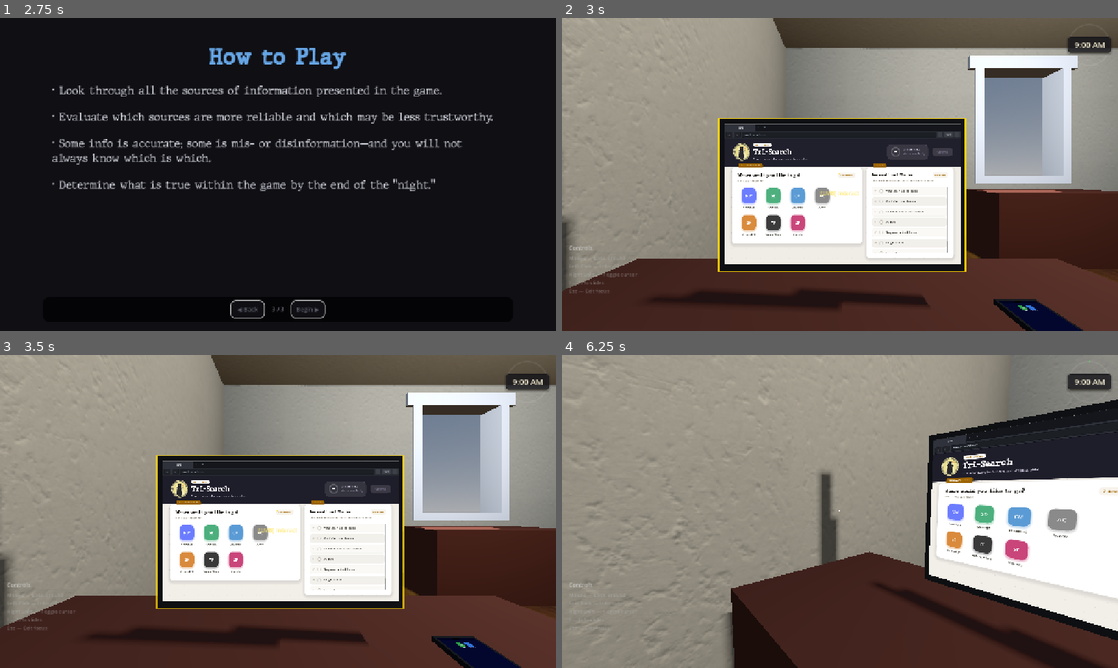
Above: before the commit, frames 1-4 (two rows, left to right).
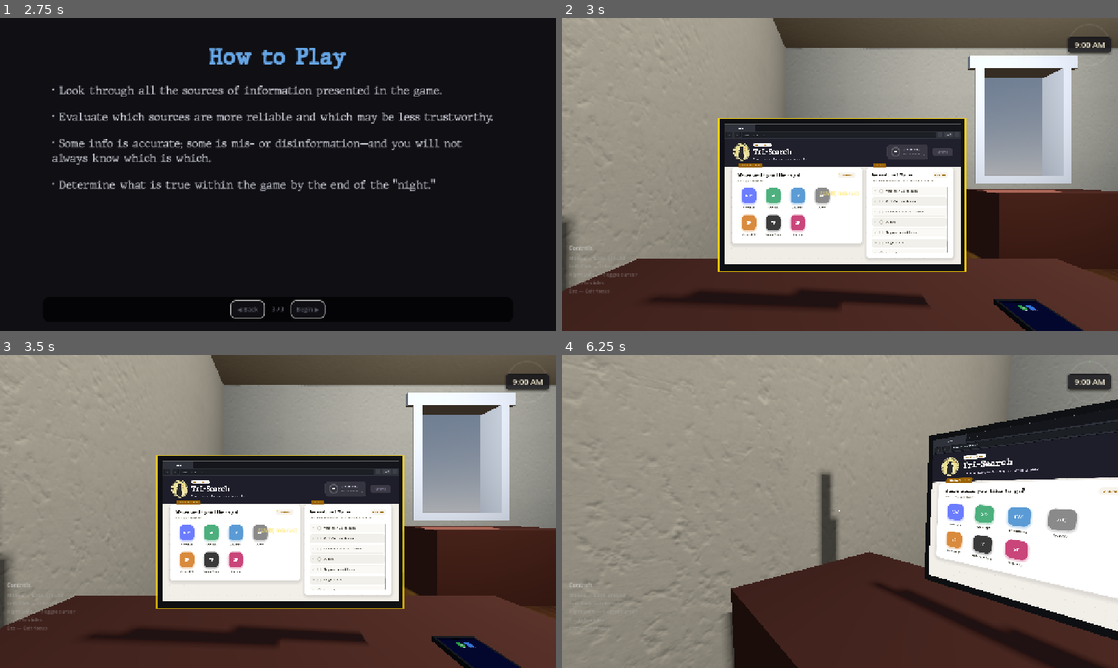
Above: after the commit, the same moments.

Repository: nickcyran/werewolf-on-campus
Game: Godot game, scene res://features/landing_page/landing_page.tscn
Same seed, same stepped clock (60 frames per second), same inputs: the game is played once before the commit and once after it. The engine's default icon, where the game draws it, is replaced by a stand-in: a white triangle on a blue panel in a dark square. Video files are missing from this copy of the repository; at most half a second of black plays in their place. Sound files missing from this copy of the repository are replaced by a short silence.
Inputs (mouse positions are in pixels of both pictures, inside the frame that each line leads up to):
- Up to frame 1 (2.75 s): click "Next ▶" at 0.5 s; click "Next ▶" at 1.25 s; click "Begin ▶" at 2 s
- Up to frame 2 (3 s): tap Enter at 2.75 s; move the mouse to (962, 158) at 2.77 s; press the mouse at (962, 158) at 2.78 s
- Up to frame 3 (3.5 s): no input
- Up to frame 4 (6.25 s): tap Space at 3.5 s; move the mouse to (812, 511) at 3.52 s; release the mouse at (812, 511) at 3.53 s; tap I (toggle_info) at 3.6 s; click (812, 511) at 3.67 s; click "Next ▶" at 4.25 s; click "Next ▶" at 5 s; click "✕" at 5.75 s

Frame 1 is identical in both runs. In frame 2, 0.2% of the frame differs, in the area x 30-70%, y 34-76%; in frame 3, 0.3%; in frame 4, 0.3%, in the area x 66-100%, y 17-89%.

Commit message:
computer less blurry when focused

Diff:
--- a/features/room/room.tscn
+++ b/features/room/room.tscn
@@ -89,7 +89,9 @@
 disable_3d = true
 snap_2d_transforms_to_pixel = true
 snap_2d_vertices_to_pixel = true
-size = Vector2i(1280, 720)
+size = Vector2i(2560, 1440)
+size_2d_override = Vector2i(1280, 720)
+size_2d_override_stretch = true
 render_target_update_mode = 4
 
 [node name="Browser" parent="Interactables/Computer/Screen/SubViewport" unique_id=1089262983 instance=ExtResource("4_34v3w")]
